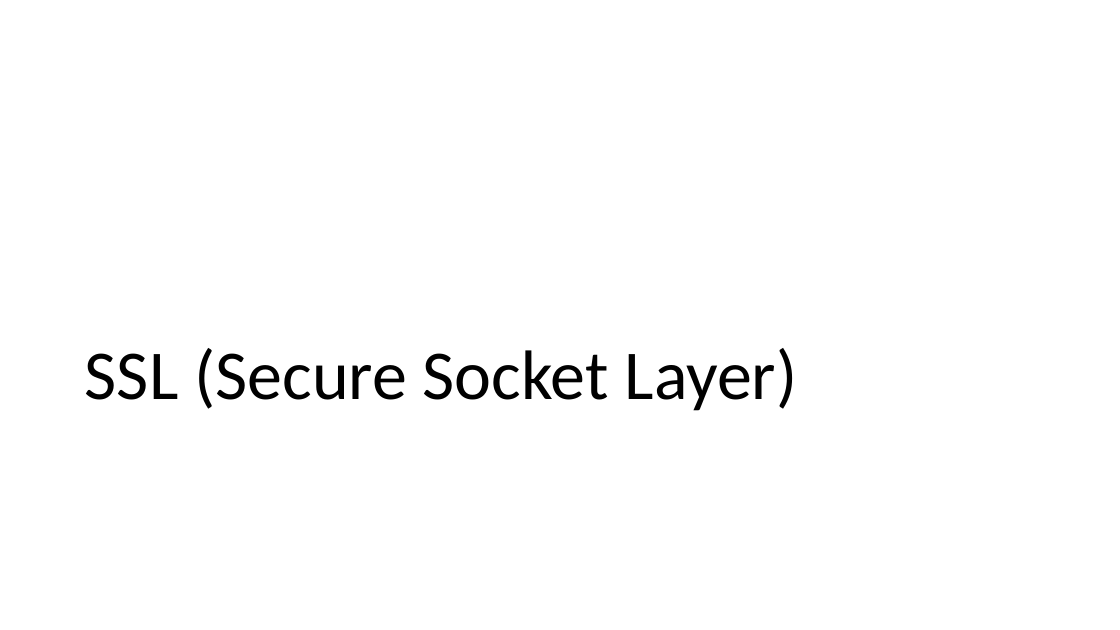
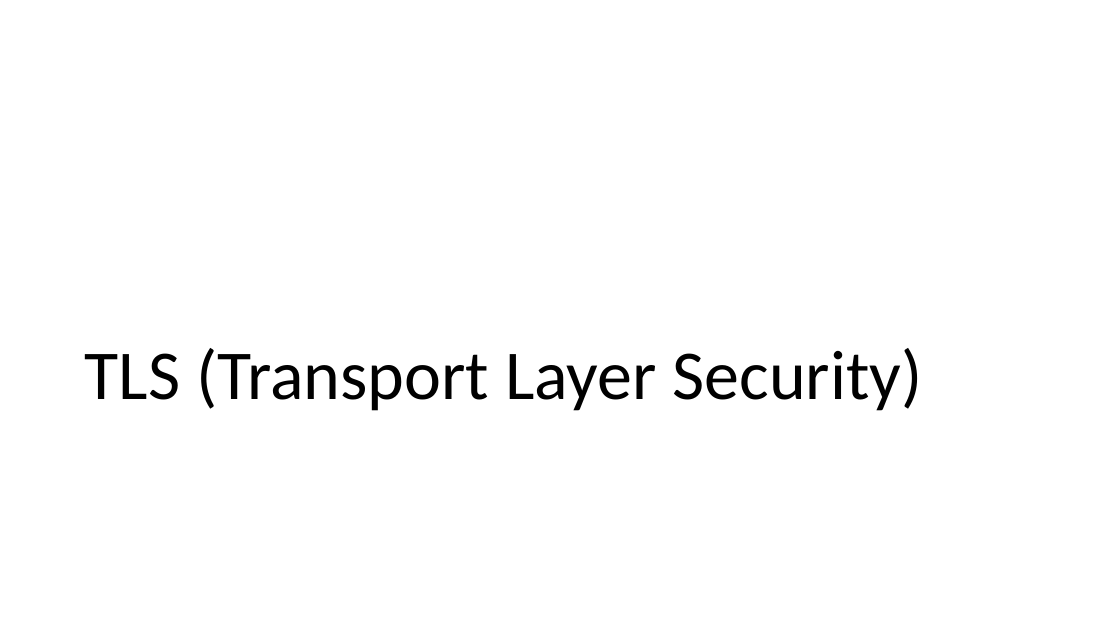
Before and after one commit to oskop123/Trading_Bot, a slide deck: slide 2 of presentation/JPWP.pptx (slide 9 before the commit). Drawn at 1120x630 pixels with LibreOffice and Linux fonts; fonts in the diff are those of the drawing. Boxes give left, top, right and bottom in pixels: in the first picture for what was removed or moved away, otherwise in the second. Text is boxed around its words. In the diff, an @@ line names an element or a change of style, - is before the commit and + after.

```diff
--- a/presentation/JPWP.pptx
+++ b/presentation/JPWP.pptx
@@ title at (x1=85, y1=348, x2=923, y2=411): text changed @@
-SSL (Secure Socket Layer)
+TLS (Transport Layer Security)
```
Also in this commit, not shown: 2 other slides changed, 12 slides added, 18 slides removed.
